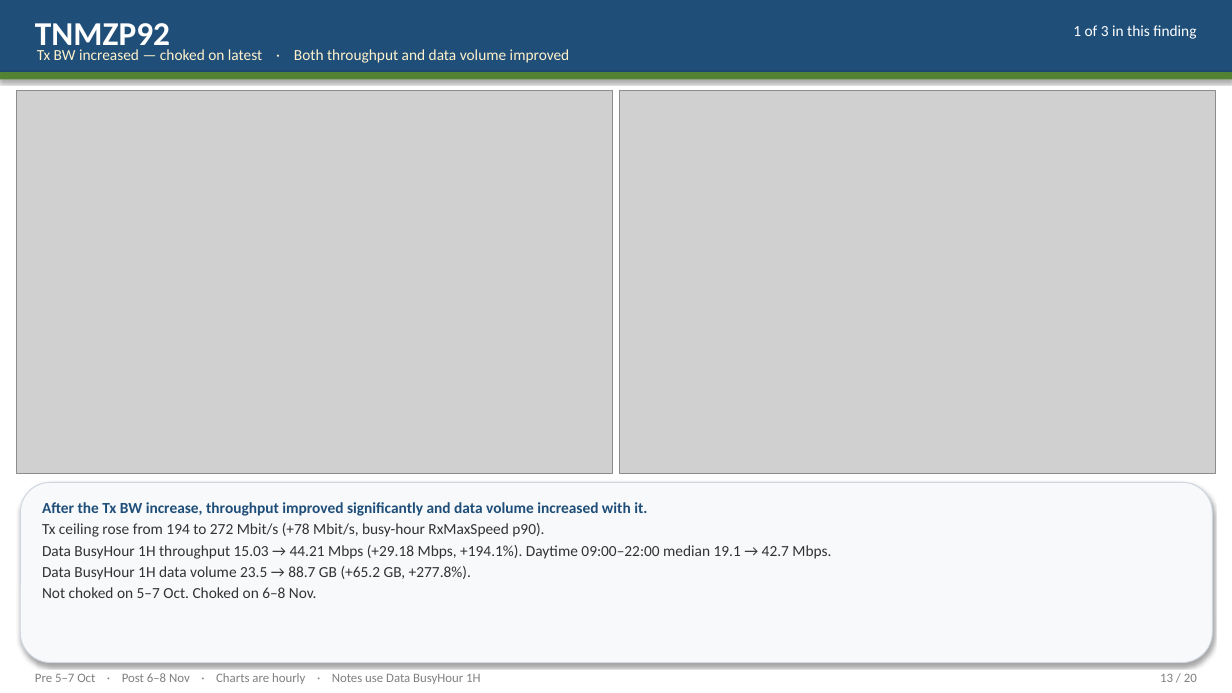
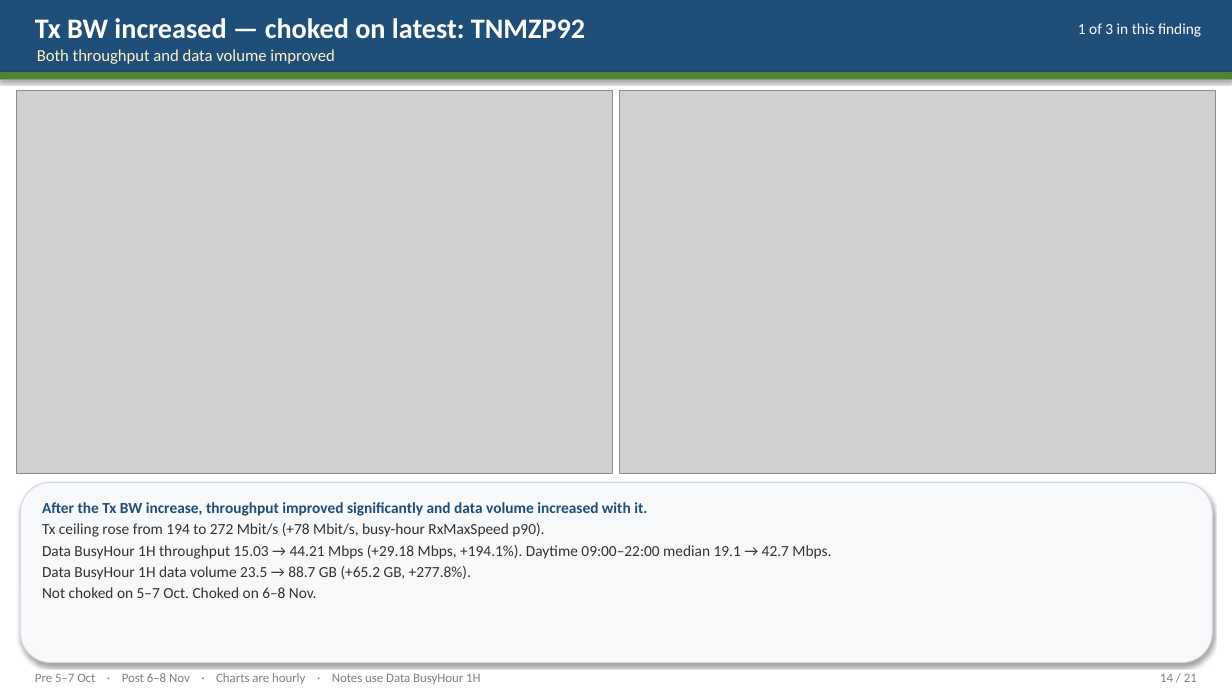
Before and after one commit to miles4482/Transport-Network-KPI-Check, a slide deck: slide 14 of Comparison_v1_Findings_5Oct_vs_6Nov.pptx (slide 13 before the commit). Drawn at 1232x693 pixels with LibreOffice and Linux fonts; fonts in the diff are those of the drawing; grey boxes stand for pictures. Boxes give left, top, right and bottom in pixels: in the first picture for what was removed or moved away, otherwise in the second. Text is boxed around its words. In the diff, an @@ line names an element or a change of style, - is before the commit and + after.

```diff
--- a/Comparison_v1_Findings_5Oct_vs_6Nov.pptx
+++ b/Comparison_v1_Findings_5Oct_vs_6Nov.pptx
@@ text at (35, 18, 585, 39): text changed; size 26 to 22 pt @@
-TNMZP92
+Tx BW increased — choked on latest: TNMZP92
@@ text "1 of 3 in this ...": place and size @@
-text "1 of 3 in this ..." at (1073, 25, 1196, 39)
+text "1 of 3 in this ..." at (1078, 23, 1201, 37)
@@ text at (37, 49, 334, 64): text changed; size 12 to 13 pt @@
-Tx BW increased — choked on latest · Both throughput and data volume improved
+Both throughput and data volume improved
@@ text at (1160, 674, 1197, 682): text changed @@
-13 / 20
+14 / 21
```
Also in this commit, not shown: 19 other slides changed, 1 slide added, 1 other file.
